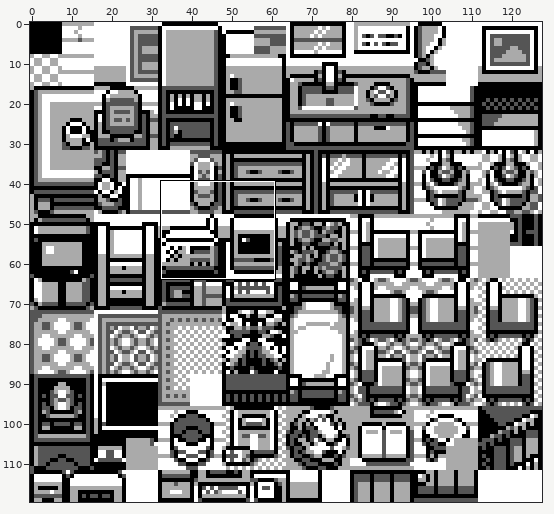
Edited in one commit: sprite sheet (gfx/tilesets/kanto_house.png). The first picture is a wide view before the edit; the outline marks the close-up.
Close-up. The starting point:
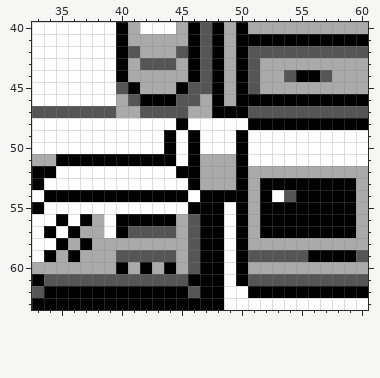
The file is 128x120 pixels. Shown: x 33..60, y 40..63.
After the commit:
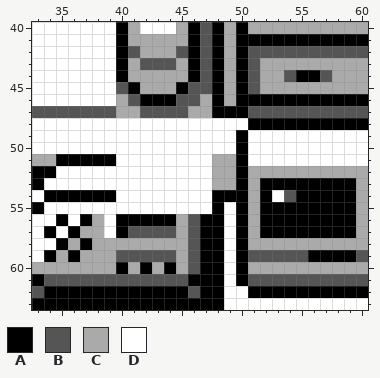
Palette (. is transparent): A #000000  B #555555  C #aaaaaa  D #ffffff
From the commit log: Removed unused tiles from johto_house and removed antenna from Radio tiles
The exact change:
@@ x 38..49 @@
 47 BBCCBBBBCCAA
-48 DDDDDDDADDDD
-49 DDDDDDADADDD
-50 DDDDDDADADDD
-51 AAAAAAADACCC
-52 DDDDDDDAACCC
-53 DDDDDDDDACCC
-54 AAAAAAAADAAA
-55 DDDDDDDDAAAD
+48 DDDDDDDDDDDD
+49 DDDDDDDDDDDD
+50 DDDDDDDDDDDD
+51 AADDDDDDDDCC
+52 DDDDDDDDDDCC
+53 DDDDDDDDDDCC
+54 AADDDDDDDDAA
+55 DDDDDDDDDDAD
 56 CDAAAAACBAAD
Where, in picture pixels (left, top, right, bottom), the same in both close-ups:
changed: (116, 118, 212, 214)
